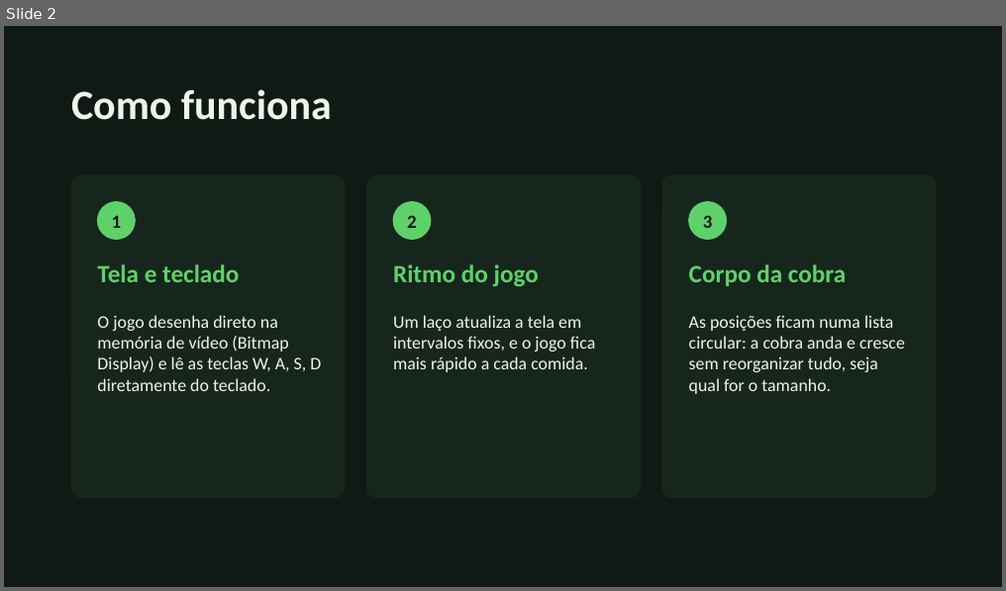
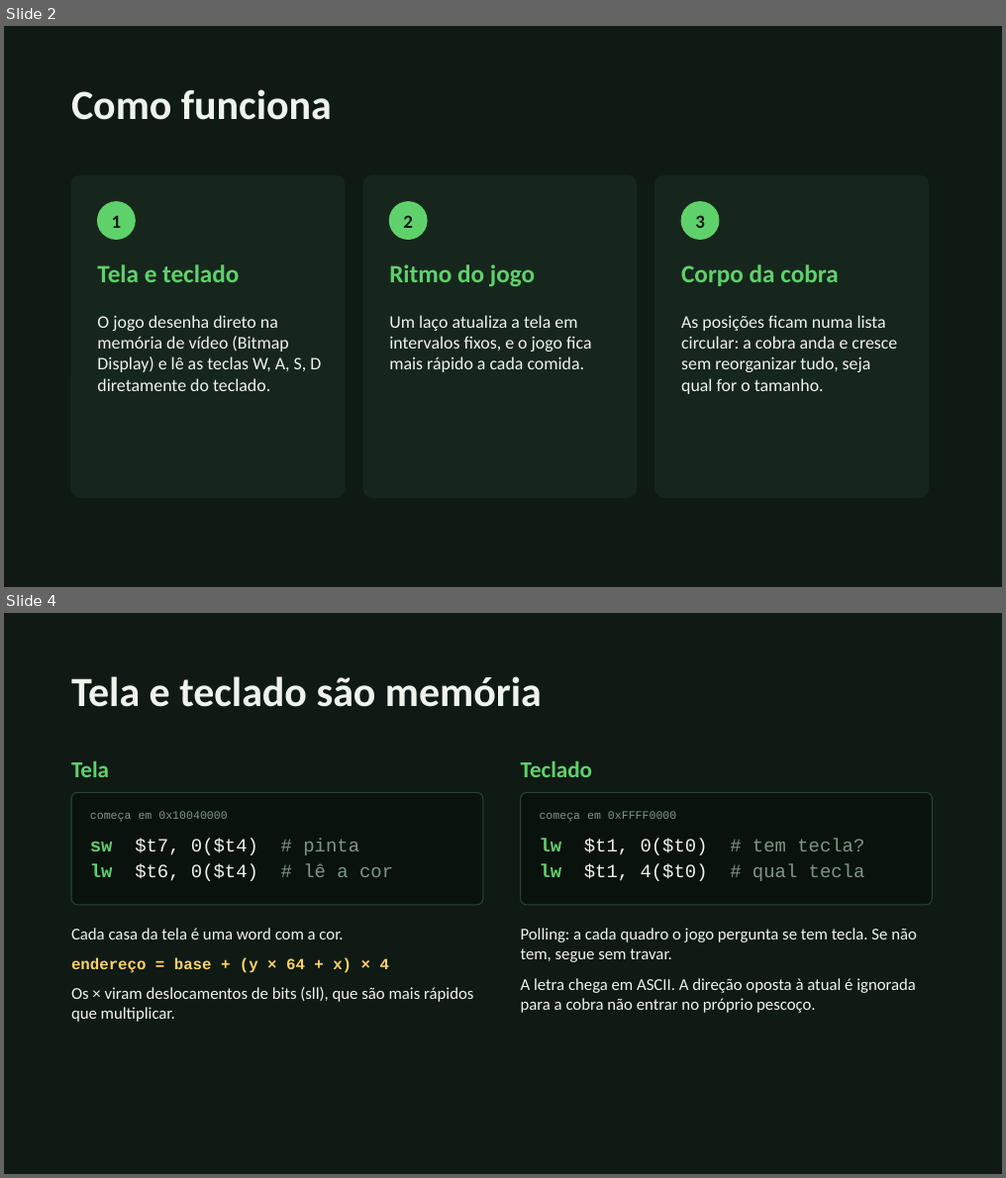
Before and after one commit to Gabrielhyds/snake-game-mips, a slide deck: apresentacao.pptx. Shown one above the other, each under a label of ours: slide 2 before the commit, slides 2 and 4 after it; the slides between them are not shown. The pictures are 1006x591 and 1006x1178 pixels, drawn with LibreOffice and Linux fonts; fonts in the diff are those of the drawing. Boxes give left, top, right and bottom in pixels: in the first picture for what was removed or moved away, otherwise in the second. Text is boxed around its words. In the diff, an @@ line names an element or a change of style, - is before the commit and + after.

```diff
--- a/apresentacao.pptx
+++ b/apresentacao.pptx
@@ slide 4 added at (x1=4, y1=613, x2=1002, y2=1174), background #0F1A14 @@
@@ text added at (x1=71, y1=676, x2=542, y2=707), 40 pt, text #EEF3EC, bold @@
+Tela e teclado são memória
@@ text added at (x1=71, y1=761, x2=109, y2=777), 22 pt, text #5FD16B, bold @@
+Tela
@@ text added at (x1=521, y1=761, x2=592, y2=777), 22 pt, text #5FD16B, bold @@
+Teclado
@@ rounded rectangle added at (x1=71, y1=792, x2=483, y2=905), fill #0A120D, outline #2A4434 1 pt @@
@@ text added at (x1=90, y1=811, x2=227, y2=822), 11 pt, text #7E9686 @@
+começa em 0x10040000
@@ rounded rectangle added at (x1=521, y1=792, x2=933, y2=905), fill #0A120D, outline #2A4434 1 pt @@
@@ text added at (x1=540, y1=811, x2=676, y2=822), 11 pt, text #7E9686 @@
+começa em 0xFFFF0000
@@ text added at (x1=90, y1=839, x2=393, y2=881), 18 pt, text #EEF3EC @@
+sw $t7, 0($t4) # pinta
+lw $t6, 0($t4) # lê a cor
@@ text added at (x1=540, y1=839, x2=865, y2=881), 18 pt, text #EEF3EC @@
+lw $t1, 0($t0) # tem tecla?
+lw $t1, 4($t0) # qual tecla
@@ text added at (x1=71, y1=928, x2=473, y2=1022), 16 pt, text #EEF3EC @@
+Cada casa da tela é uma word com a cor.
+endereço = base + (y × 64 + x) × 4
+Os × viram deslocamentos de bits (sll), que são mais rápidos que multiplicar.
@@ text added at (x1=521, y1=928, x2=917, y2=1013), 16 pt, text #EEF3EC @@
+Polling: a cada quadro o jogo pergunta se tem tecla. Se não tem, segue sem travar.
+A letra chega em ASCII. A direção oposta à atual é ignorada para a cobra não entrar no próprio pescoço.
@@ slide 2 changed as well @@
@@ 3 texts, 2 rounded rectangles, 1 ellipse moved together from (x1=367, y1=175, x2=936, y2=497) to (x1=363, y1=175, x2=929, y2=497) @@
@@ 3 texts, 1 ellipse moved together from (x1=689, y1=202, x2=905, y2=394) to (x1=681, y1=202, x2=897, y2=394) @@
```
Also in this commit, not shown: 2 other slides changed, 4 other slides added.
